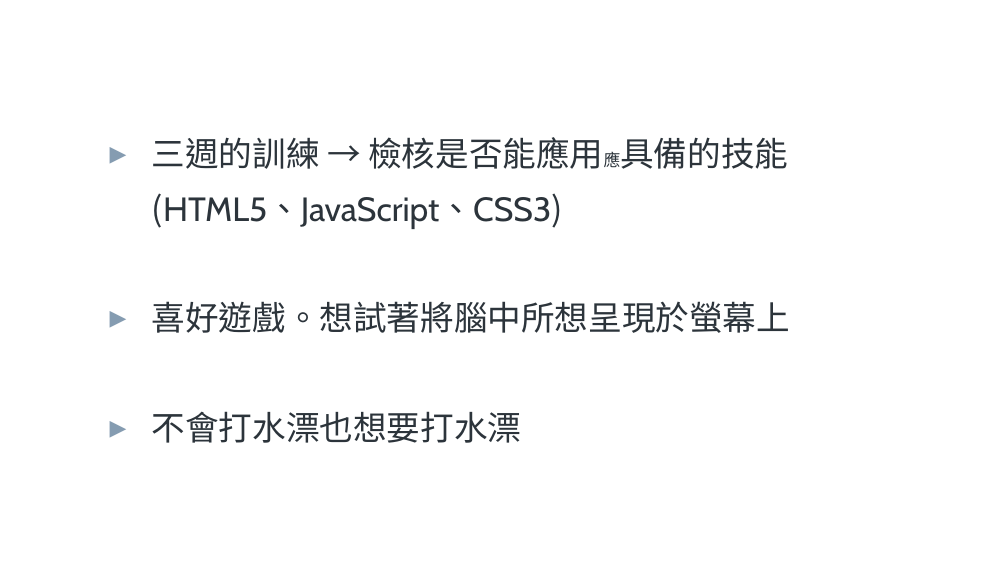
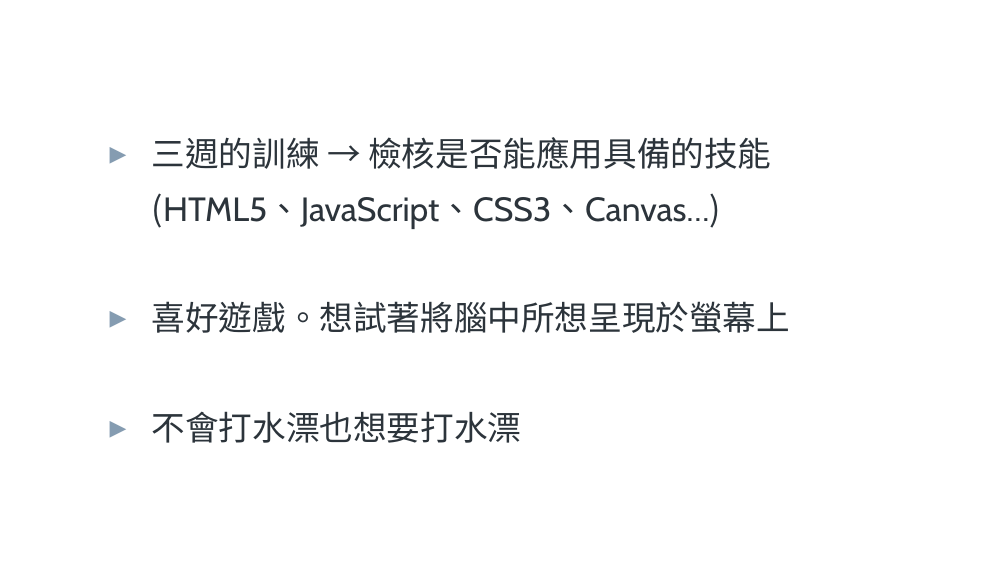
Before and after one commit to Louis3240/Project, a slide deck: slide 2 of 莊傳偉小專發表.pptx. Drawn at 1008x567 pixels with LibreOffice and Linux fonts; fonts in the diff are those of the drawing; background and template pictures are left out. Boxes give left, top, right and bottom in pixels: in the first picture for what was removed or moved away, otherwise in the second. Text is boxed around its words. In the diff, an @@ line names an element or a change of style, - is before the commit and + after.

Commit message:
Add files via upload
些微修正樣式以及PPT的製作

```diff
--- a/莊傳偉小專發表.pptx
+++ b/莊傳偉小專發表.pptx
@@ text at (152, 137, 771, 229): text changed; font Noto Sans CJK JP to Cabin @@
-▸ 三週的訓練 → 檢核是否能應用應具備的技能
-(HTML5、JavaScript、CSS3)
+▸ 三週的訓練 → 檢核是否能應用具備的技能
+(HTML5、JavaScript、CSS3、Canvas…)
```
Also in this commit, not shown: 3 other slides changed, 8 other files.
